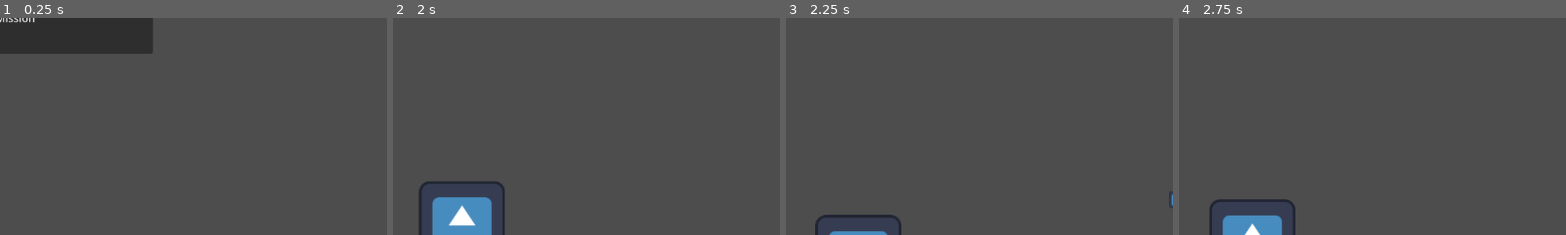
Above: before the commit, frames 1-4 (left to right).
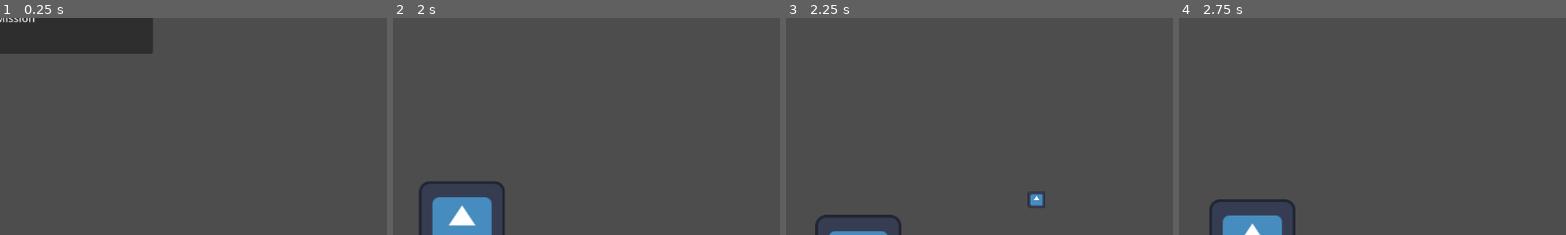
Above: after the commit, the same moments.

Repository: dzfrias/gladiator
Game: Godot game, scene res://scenes/test_scene.tscn
The game is run twice, just before and just after one commit, with the same random seed, the same clock (stepped at 60 frames per second) and the same inputs. The engine's default icon, where the game draws it, is replaced by a stand-in: a white triangle on a blue panel in a dark square.
Inputs (mouse positions are % of the whole screen's width and height, from its top left):
- Up to frame 1 (0.25 s): no input
- Up to frame 2 (2 s): click "Enter Mission" at 0.5 s; move the mouse to (72, 45) at 1.27 s; hold D (right) from 1.28 s (still down); hold S (crouch) from 1.28 s (still down); tap Space (jump) at 1.52, 1.82 s
- Up to frame 3 (2.25 s): keep holding D (right); move the mouse to (30, 55) at 2.02 s; release S (crouch) at 2.03 s; click (30, 55) at 2.1 s
- Up to frame 4 (2.75 s): keep holding D (right); tap Space (jump) at 2.27, 2.57 s
The pictures show only the part of the screen within x 50-100%, y 50-100%; the shares and areas given below are measured in that part.

Frames 1-2 are identical in both runs. In frame 3, 0.3% of the frame differs, in the area x 62-100%, y 79-88%; in frame 4, nothing differs.

Commit message:
slow speed of player projectiles

Diff:
--- a/scenes/projectile.tscn
+++ b/scenes/projectile.tscn
@@ -9,7 +9,7 @@
 [node name="Projectile" type="Node2D" node_paths=PackedStringArray("area2D")]
 script = ExtResource("1_ppors")
 area2D = NodePath("Area2D")
-speed = 60.0
+speed = 30.0
 
 [node name="Sprite2D" type="Sprite2D" parent="."]
 scale = Vector2(0.2, 0.2)
